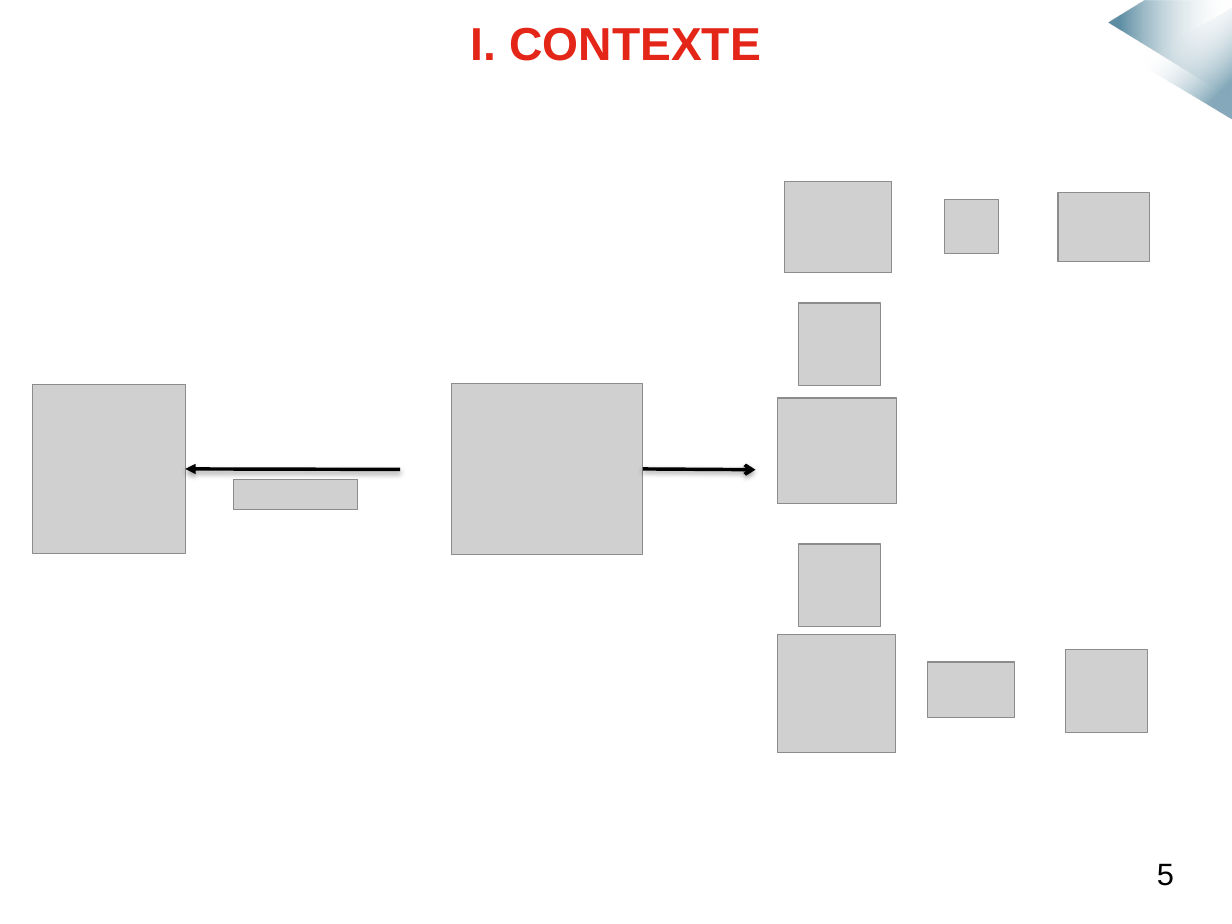
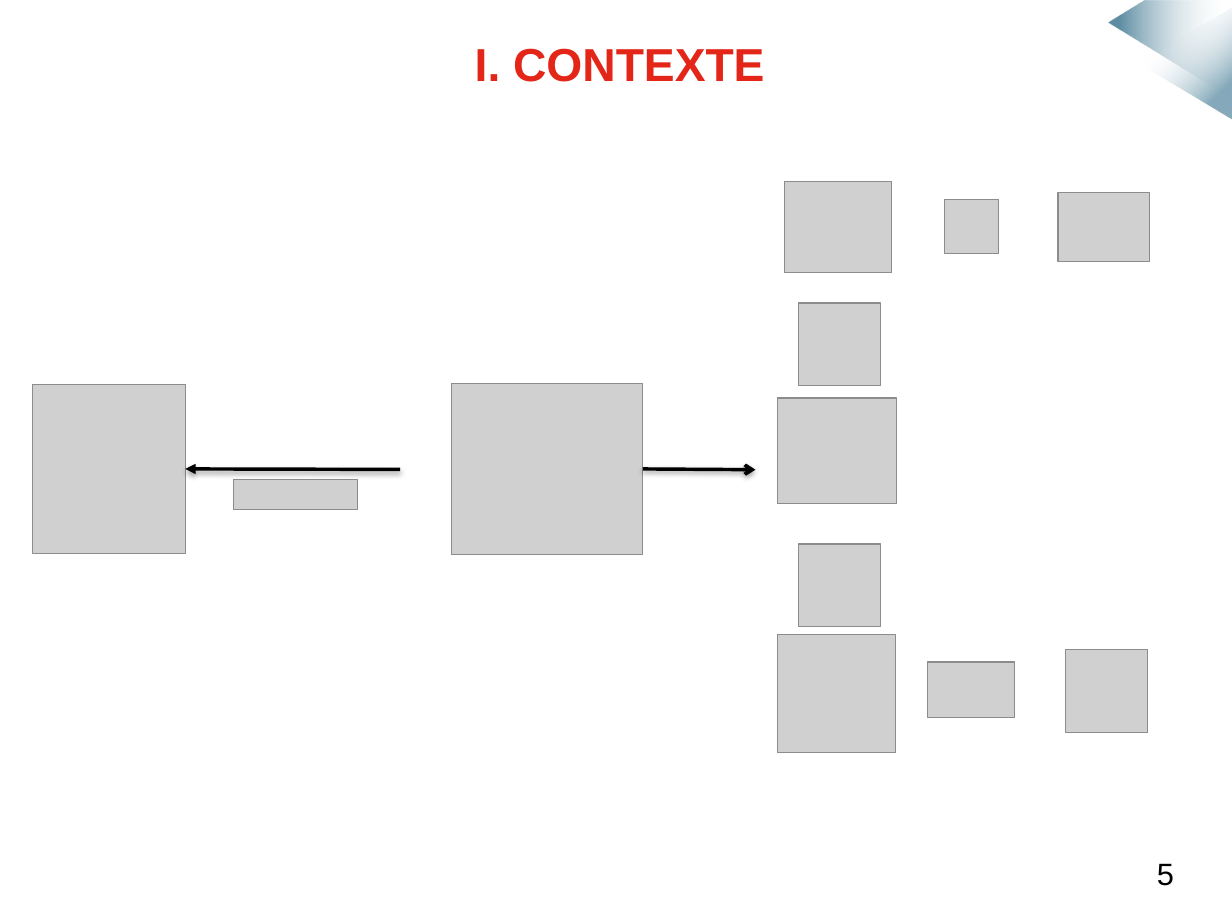
Before and after one commit to mmeven/EP_Domotique_Tablette, a slide deck: slide 4 of Rendu/Diapo_soutenance.pptx. Drawn at 1232x924 pixels with LibreOffice and Linux fonts; fonts in the diff are those of the drawing; grey boxes stand for pictures; background and template pictures are left out. Boxes give left, top, right and bottom in pixels: in the first picture for what was removed or moved away, otherwise in the second. Text is boxed around its words. In the diff, an @@ line names an element or a change of style, - is before the commit and + after.

```diff
--- a/Rendu/Diapo_soutenance.pptx
+++ b/Rendu/Diapo_soutenance.pptx
@@ title "I. CONTEXTE": place and size @@
-title "I. CONTEXTE" at bbox=[471, 27, 760, 61]
+title "I. CONTEXTE" at bbox=[475, 48, 764, 82]
```
Also in this commit, not shown: 15 other slides changed, 1 slide removed.
